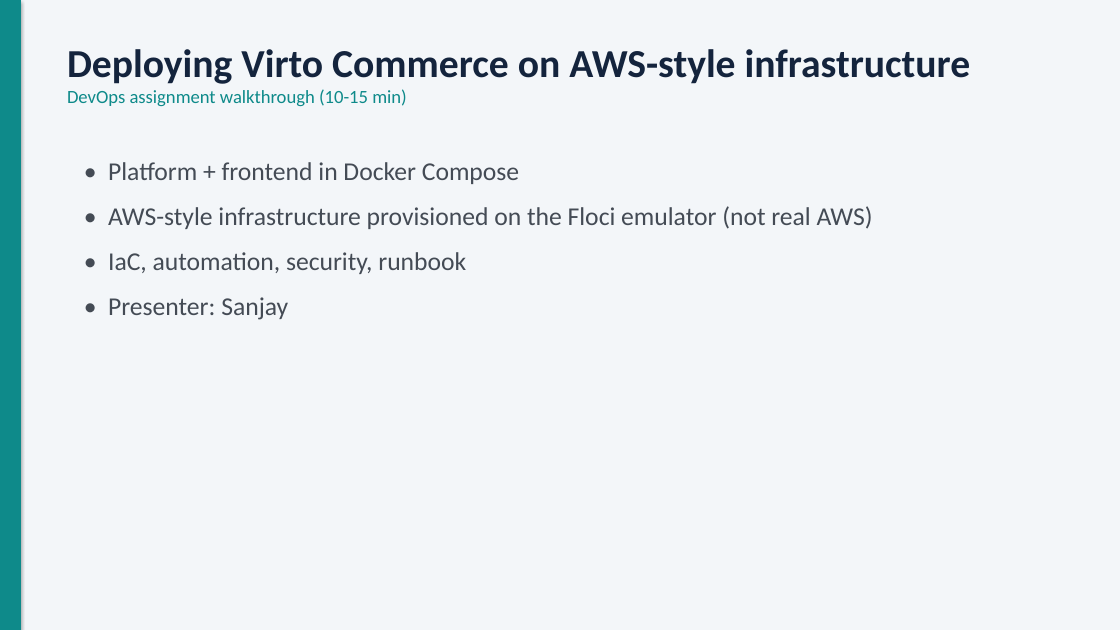
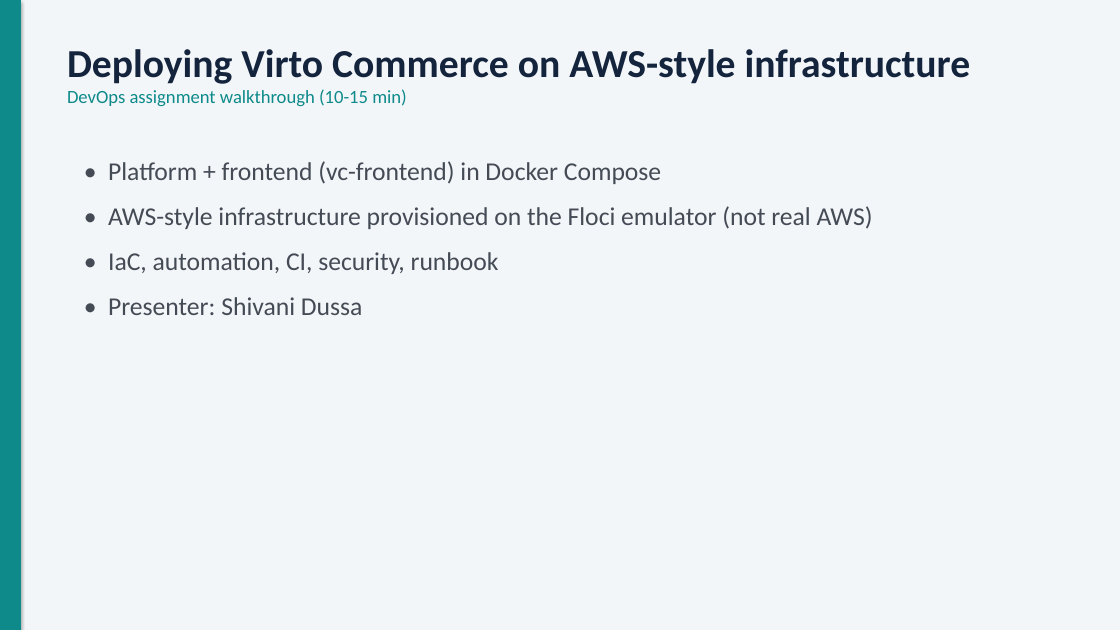
Before and after one commit to adarsh0331/Project_29_Virto_e-commerce, a slide deck: slide 1 of docs/presentation/Virto-AWS-DevOps-presentation.pptx. Drawn at 1120x630 pixels with LibreOffice and Linux fonts; fonts in the diff are those of the drawing. Boxes give left, top, right and bottom in pixels: in the first picture for what was removed or moved away, otherwise in the second. Text is boxed around its words. In the diff, an @@ line names an element or a change of style, - is before the commit and + after.

```diff
--- a/docs/presentation/Virto-AWS-DevOps-presentation.pptx
+++ b/docs/presentation/Virto-AWS-DevOps-presentation.pptx
@@ text at (x1=108, y1=161, x2=661, y2=184): text changed @@
-• Platform + frontend in Docker Compose
+• Platform + frontend (vc-frontend) in Docker Compose
@@ text at (x1=108, y1=252, x2=499, y2=315): text changed @@
-• IaC, automation, security, runbook
-• Presenter: Sanjay
+• IaC, automation, CI, security, runbook
+• Presenter: Shivani Dussa
```
Also in this commit, not shown: 8 other slides changed.
